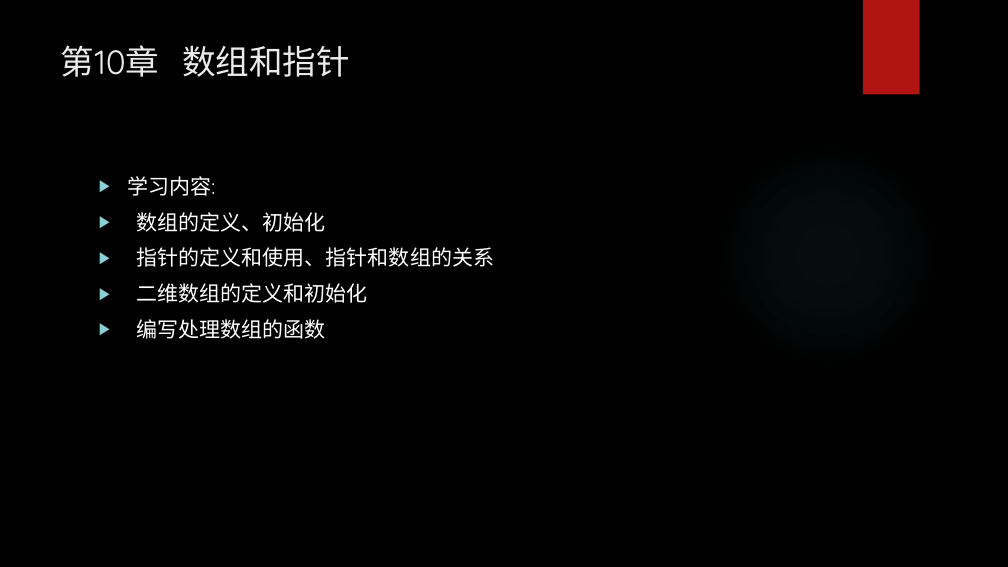
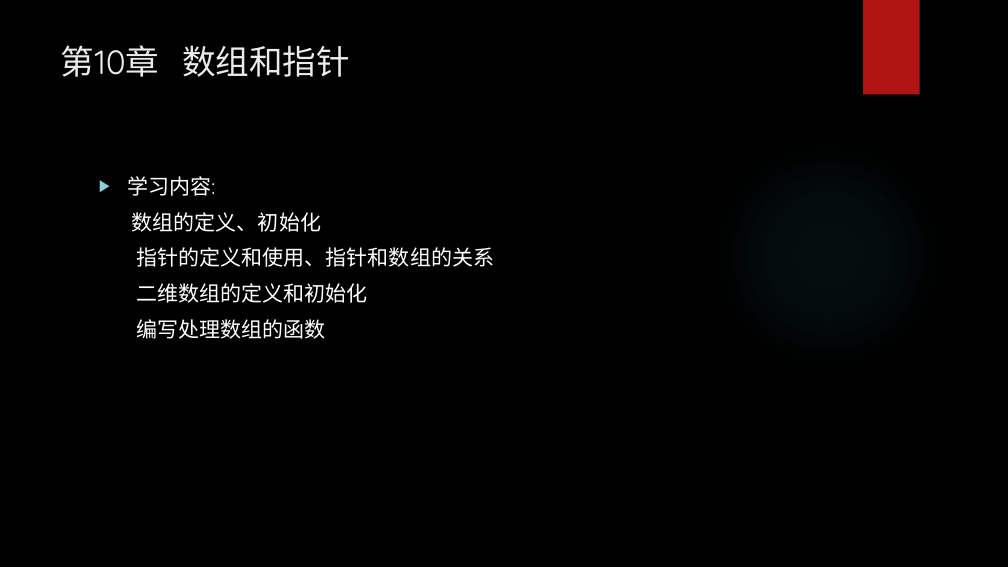
Before and after one commit to tsyin/Guide, a slide deck: slide 1 of 10数组和指针.pptx. Drawn at 1008x567 pixels with LibreOffice and Linux fonts; fonts in the diff are those of the drawing; background and template pictures are left out. Boxes give left, top, right and bottom in pixels: in the first picture for what was removed or moved away, otherwise in the second. Text is boxed around its words. In the diff, an @@ line names an element or a change of style, - is before the commit and + after.

```diff
--- a/10数组和指针.pptx
+++ b/10数组和指针.pptx
@@ text at (132, 212, 495, 339): bullet ▶ to none @@
```
Also in this commit, not shown: 1 other slide changed.
